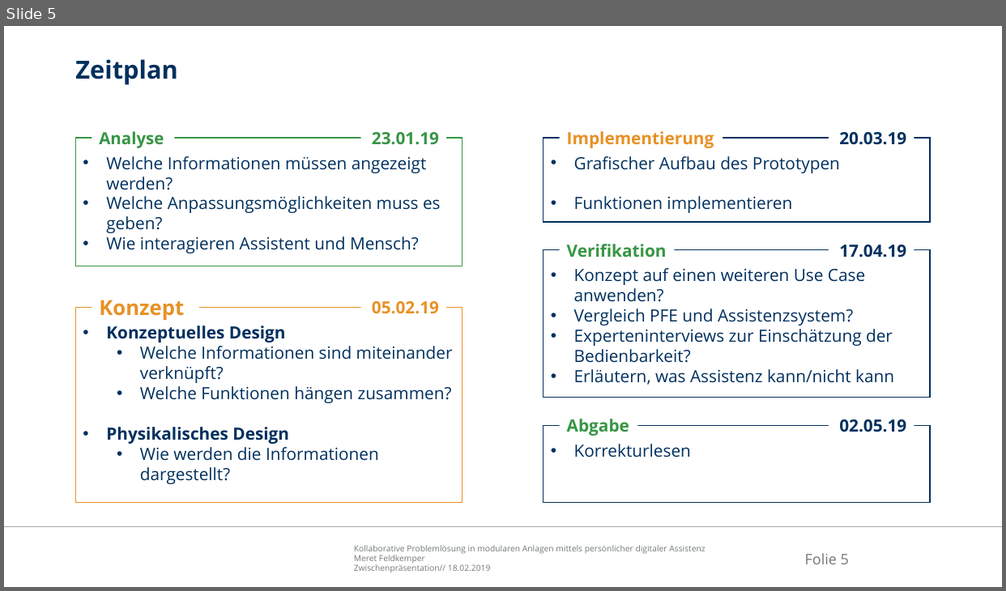
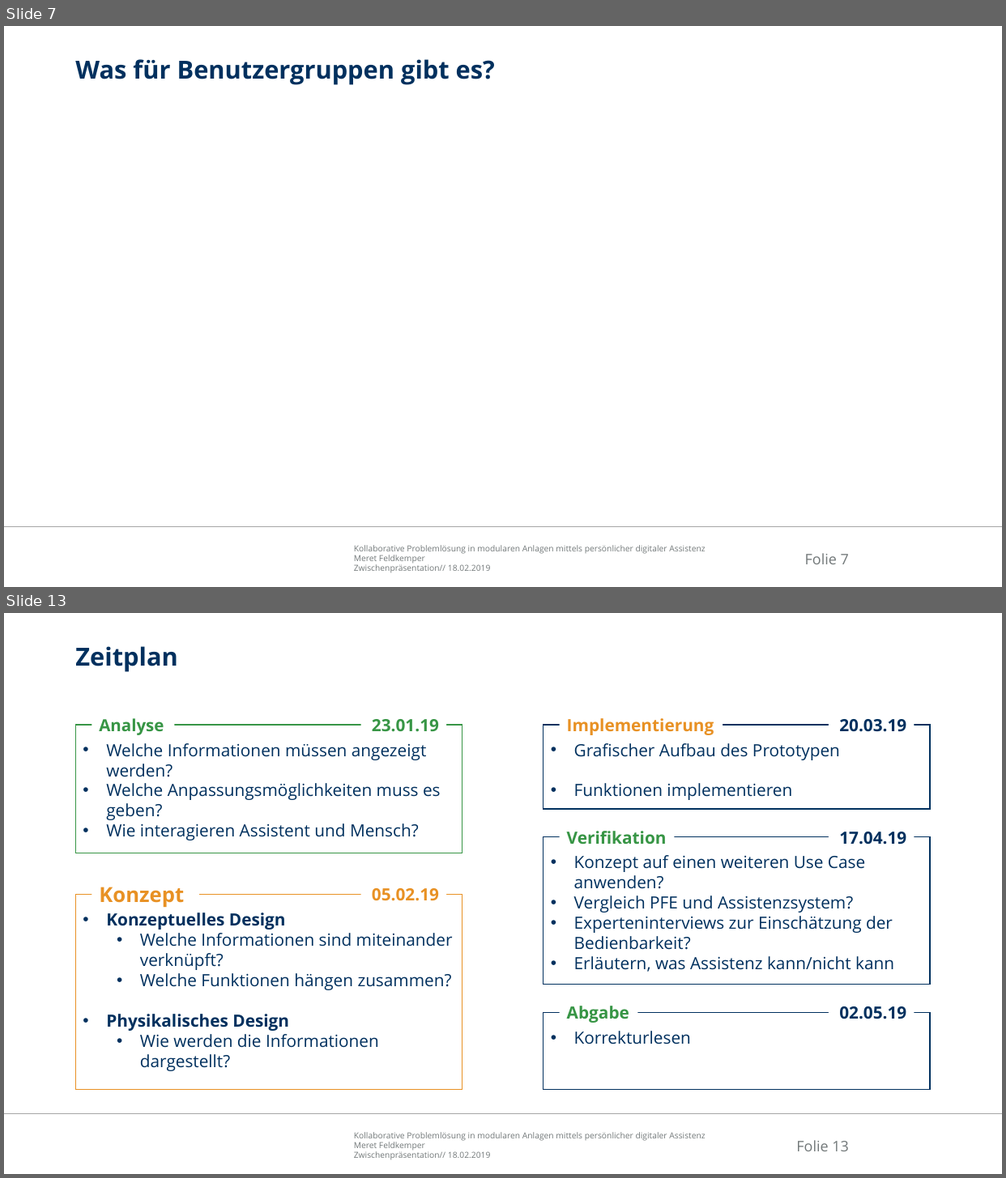
Before and after one commit to Ral3007/Diplomarbeit, a slide deck: Dokumente/Präsentationen/2019-04-29_DA_Feldkemper_Probeverteidigung.pptx. Shown one above the other, each under a label of ours: slide 5 before the commit, slides 7 and 13 after it; the slides between them are not shown. The pictures are 1006x591 and 1006x1178 pixels, drawn with LibreOffice and Linux fonts; fonts in the diff are those of the drawing; background and template pictures are left out. Boxes give left, top, right and bottom in pixels: in the first picture for what was removed or moved away, otherwise in the second. Text is boxed around its words. In the diff, an @@ line names an element or a change of style, - is before the commit and + after.

```diff
--- a/Dokumente/Präsentationen/2019-04-29_DA_Feldkemper_Probeverteidigung.pptx
+++ b/Dokumente/Präsentationen/2019-04-29_DA_Feldkemper_Probeverteidigung.pptx
@@ slide 7 added at [4, 26, 1002, 587], background #FFFFFF; not listed: 3 template elements that a slide beside it also shows @@
@@ title added at [75, 59, 495, 85], 24 pt, text #00305E, bold @@
+Was für Benutzergruppen gibt es?
@@ what was slide 5 is now slide 13 @@
@@ page number at [796, 1140, 849, 1152]: text changed @@
-Folie 5
+Folie 13
```
Also in this commit, not shown: 1 slide changed, 9 other slides added, 1 other file.
